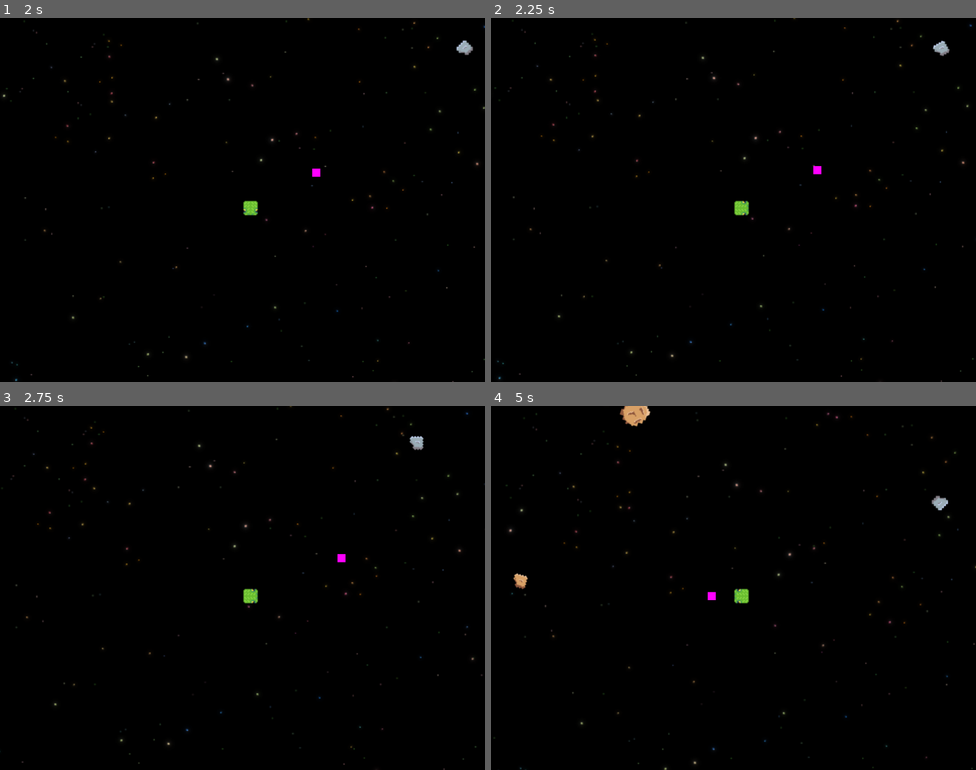
Above: before the commit, frames 1-4 (two rows, left to right).
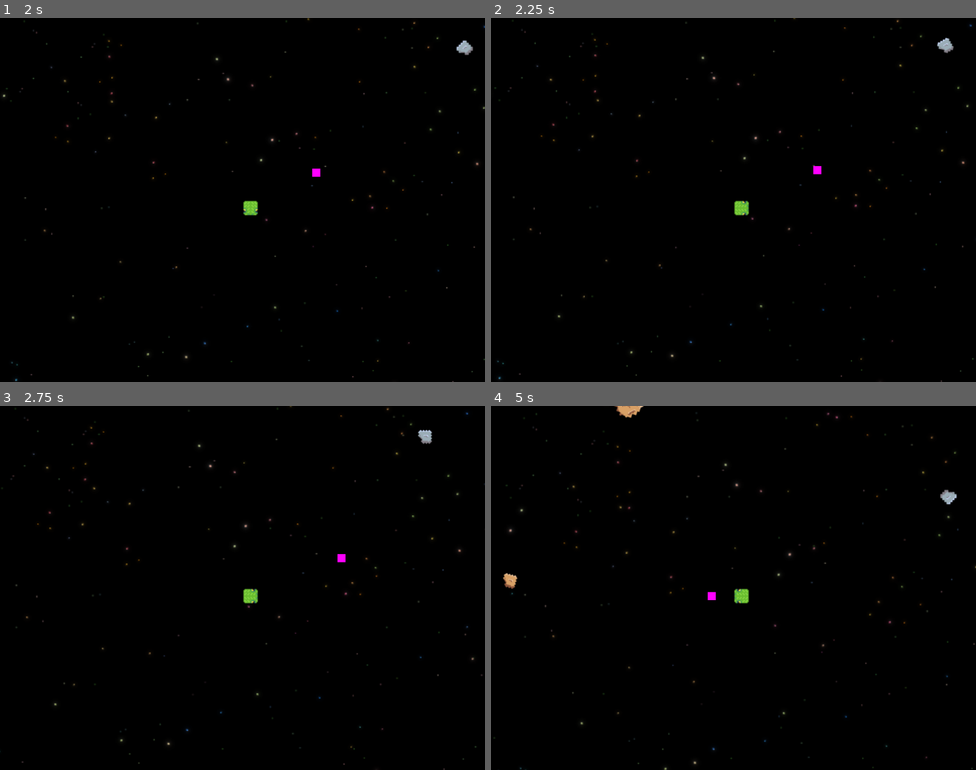
Above: after the commit, the same moments.

Repository: jaerrib/space-snake-survivor
Game: Godot game, scene res://scenes/level/level.tscn
The game is run twice, just before and just after one commit, with the same random seed, the same clock (stepped at 60 frames per second) and the same inputs.
Inputs:
- Up to frame 1 (2 s): hold D (right) 0.53-1.28 s; tap P (xp_spawn) at 0.6, 1.35 s; hold S (down) from 1.28 s (still down)
- Up to frame 2 (2.25 s): release S (down) at 2.03 s; hold D (right) from 2.03 s (still down); tap P (xp_spawn) at 2.1 s
- Up to frame 3 (2.75 s): keep holding D (right)
- Up to frame 4 (5 s): release D (right) at 2.78 s; hold Up (up) 2.78-3.53 s; tap P (xp_spawn) at 2.85, 3.6, 4.35 s; hold A (left) from 3.53 s (still down)

Frame 1 is identical in both runs. In frame 2, 0.1% of the frame differs, in the area x 91-96%, y 5-11%; in frame 3, 0.2%; in frame 4, 0.6%, in the area x 2-97%, y 0-51%.

Commit message:
Add delay before enemies follow player

Diff:
--- a/scenes/enemy_base/enemy_base.gd
+++ b/scenes/enemy_base/enemy_base.gd
@@ -5,11 +5,13 @@
 @export var damage: float = 1.0
 @export var xp_val: int = 1
 
+var _seek_player: bool = false
+
 @onready var player: Snake =  get_tree().get_first_node_in_group("player")
 
 
 func _physics_process(_delta) -> void:
-	if player and player.is_inside_tree():
+	if player and player.is_inside_tree() and _seek_player:
 		var direction: Vector2 = global_position.direction_to(player.global_position)
 		velocity = direction * movement_speed
 		move_and_slide()
@@ -27,3 +29,7 @@
 
 func get_damage() -> int:
 	return damage
+
+
+func _on_seek_timer_timeout() -> void:
+	_seek_player = true
--- a/scenes/enemy_base/enemy_base.tscn
+++ b/scenes/enemy_base/enemy_base.tscn
@@ -21,4 +21,9 @@
 
 [node name="CollisionShape2D" type="CollisionShape2D" parent="HurtBox"]
 
+[node name="SeekTimer" type="Timer" parent="."]
+wait_time = 0.5
+autostart = true
+
 [connection signal="area_entered" from="HitBox" to="." method="_on_hit_box_area_entered"]
+[connection signal="timeout" from="SeekTimer" to="." method="_on_seek_timer_timeout"]
